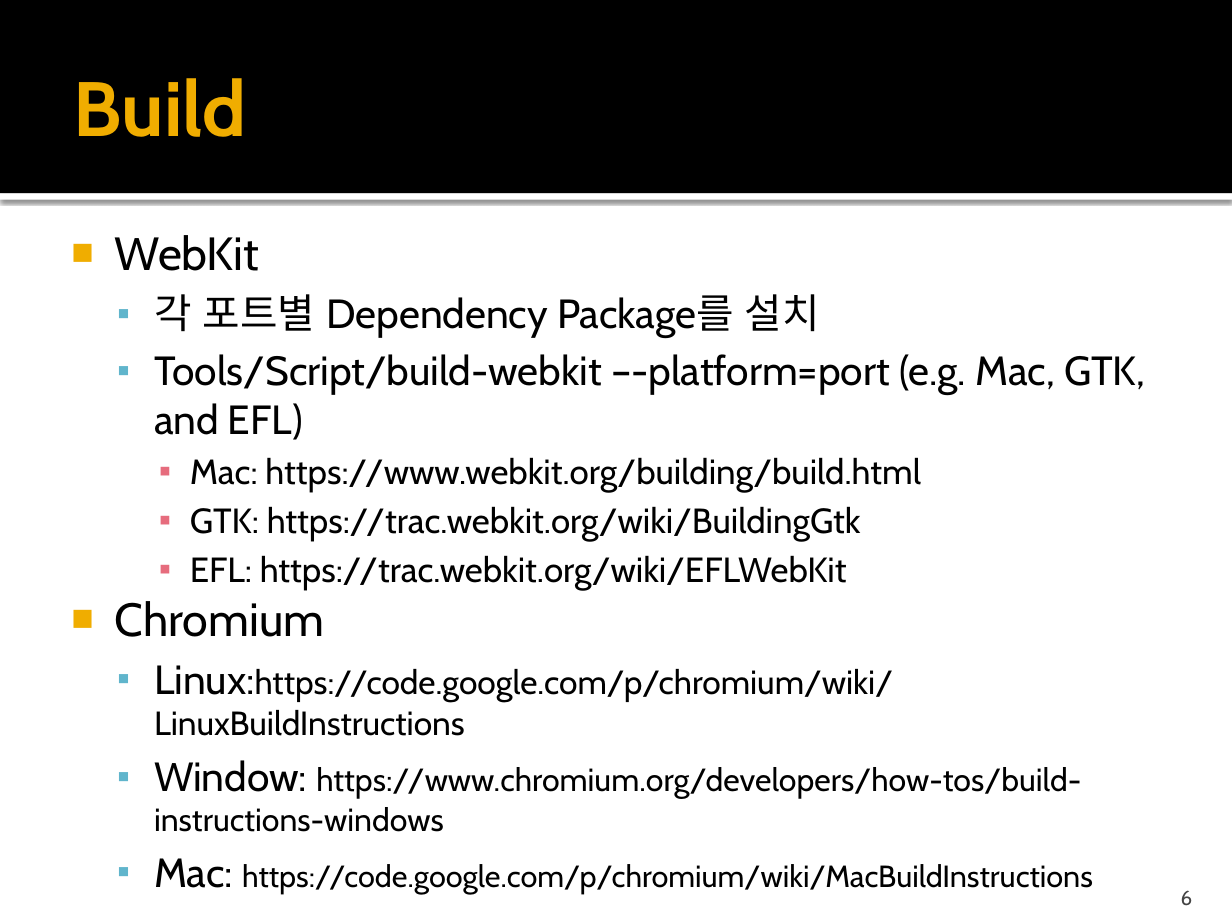
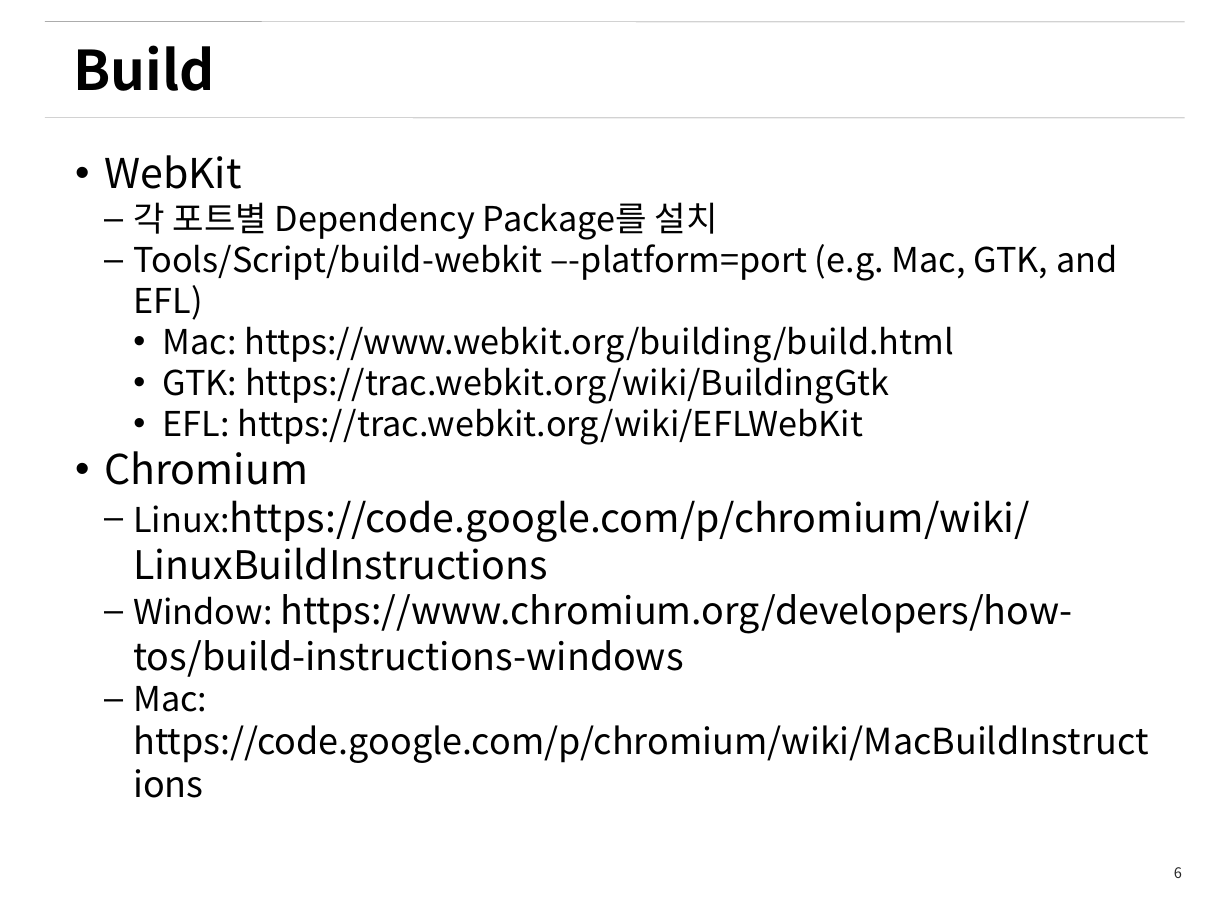
Before and after one commit to Gyuyoung/document, a slide deck: slide 6 of WebKitChromiumContributionProcess.pptx. Drawn at 1232x924 pixels with LibreOffice and Linux fonts; fonts in the diff are those of the drawing; background and template pictures are left out. Boxes give left, top, right and bottom in pixels: in the first picture for what was removed or moved away, otherwise in the second. Text is boxed around its words. In the diff, an @@ line names an element or a change of style, - is before the commit and + after.

```diff
--- a/WebKitChromiumContributionProcess.pptx
+++ b/WebKitChromiumContributionProcess.pptx
@@ rectangle removed at (x1=0, y1=0, x2=1232, y2=193) @@
@@ line added from (44, 22) to (1185, 22), #808080 0.26 pt @@
@@ text "Build" at (x1=74, y1=45, x2=215, y2=91): size 45 to 32 pt, font Cabin to Noto Sans CJK KR, text colour #F0AD00 to #000000 @@
@@ line added from (44, 118) to (1185, 118), #808080 0.26 pt @@
@@ text "WebKit" moved from (x1=115, y1=235, x2=1145, y2=894) to (x1=104, y1=155, x2=1148, y2=763) @@
@@ text "WebKit" at (x1=104, y1=155, x2=1148, y2=763): size 27.2 to 24 pt in "WebKit", "Chromium"; font Cabin to Noto Sans CJK KR; size 23.8 to 20 pt in "각 포트별 Dependency Package를 설치", "Tools/Script/build-webkit –-platform=port (e.g. Mac, GTK, an ...", "Linux:https://code.google.com/p/chromium/wiki/LinuxBuildInst ...", "Window:" and 1 more places; size 20.4 to 20 pt in "Mac: https://www.webkit.org/building/build.html", "GTK: https://trac.webkit.org/wiki/BuildingGtk", "EFL: https://trac.webkit.org/wiki/EFLWebKit"; size 19.6 to 23 pt in "Linux:https://code.google.com/p/chromium/wiki/LinuxBuildInst ..."; size 18.7 to 22 pt in "https://www.chromium.org/developers/how-tos/build-instructio ..."; size 17.9 to 21 pt in "https://code.google.com/p/chromium/wiki/MacBuildInstructions"; bullet ■ to •; bullet ▪ to –; less space between paragraphs; bullet ▪ to • @@
@@ rectangle removed at (x1=0, y1=193, x2=1232, y2=200) @@
@@ page number added at (x1=1174, y1=867, x2=1182, y2=878), 8.5 pt, text #262626 @@
+6
@@ page number removed at (x1=1181, y1=890, x2=1193, y2=906) @@
-6
```
Also in this commit, not shown: 18 other slides changed, 6 slides added, 1 slide removed.
